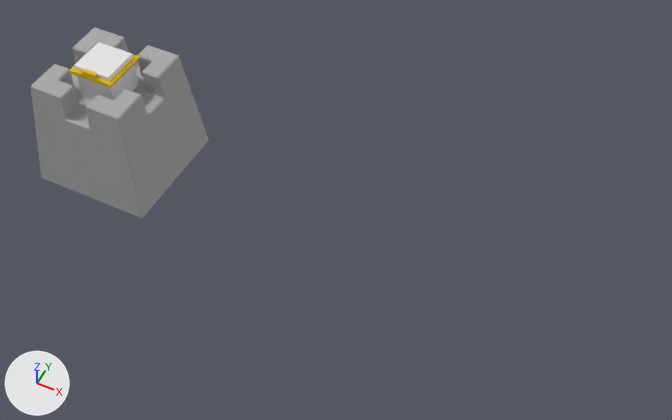
The Blender file Assets/Blender/tower_princess/towers.blend: old version first, new version second.
Both versions are drawn from a 50 mm camera at (4.03, -8.27, 11.01) aimed at (0.0, -0.2, 0.92). The axes (+X, +Y, +Z) are drawn at lower left. The lights are the same throughout.

Objects in the first picture: 'princess', 'tower'.
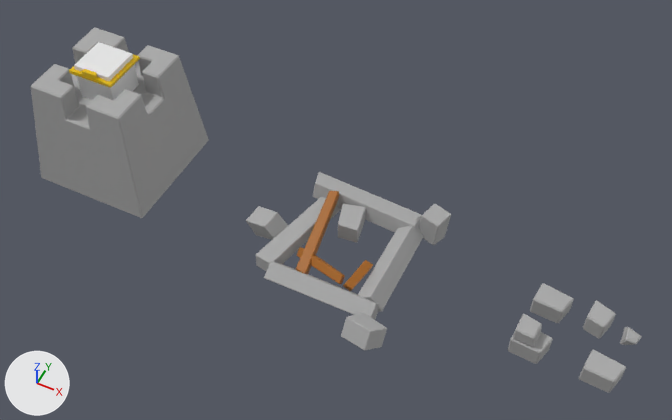
Boxes [x1, y1, x2, y2] around the edits, measured in the pictures (672 x 420 px):
'big_rubble.002', added: after [358, 216, 424, 311]
'big_rubble.001', added: after [313, 172, 421, 232]
'big_rubble.003', added: after [264, 261, 379, 320]
'big_rubble', added: after [256, 197, 341, 271]
'stone_particle.002', shown: after [508, 314, 553, 364]
'stone_particle.003', shown: after [579, 350, 626, 393]
'small_rubble', added: after [341, 312, 387, 351]
'stone_particle', shown: after [530, 283, 574, 323]
'log', added (brown): after [296, 191, 339, 274]
'small_rubble.003', added: after [246, 206, 288, 240]
'small_rubble.002', added: after [419, 204, 451, 245]
'small_rubble.001', added: after [338, 204, 366, 243]
'stone_particle.001', shown: after [583, 300, 616, 339]
'log.001', added (brown): after [297, 247, 345, 284]
'log.002', added: after [343, 260, 373, 291]
'stone_particle.004', shown: after [620, 327, 641, 345]

The change, as a diff of the scene's bpy script:
```diff
--- a/Assets/Blender/tower_princess/towers.blend.py
+++ b/Assets/Blender/tower_princess/towers.blend.py
@@ mat_log_material_001 @@
+mat_log_material_001 = principled_material('log_material.001')
+mat_log_material_001.base_color = (0.372, 0.124, 0.00839)  # brown #a46317
@@ mat_log_material @@
+mat_log_material = principled_material('log_material')
+mat_log_material.base_color = (0.372, 0.124, 0.00839)  # brown #a46317
@@ me_cube_011 @@
 me_cube_011.from_pydata(...)  # 8 vertices, 6 faces; spans x -0.299..0.246, y -0.167..0.231, z -0.194..0.131
-me_cube_011.materials.append(mat_rubble_material_001)  # grey #8e8e8e
+me_cube_011.materials.append(mat_tower_stone_material)  # grey #aaaaaa
@@ me_cube @@
+me_cube = me_cube.copy(); me_cube.name = 'Cube'  # the mesh of ob_big_rubble_003
@@ ob_stone_particle @@
 _m = ob_stone_particle.modifiers.new('Bevel', 'BEVEL')
 _m.width_pct = 0.02
-ob_stone_particle.hide_set(True)  # its collection is switched off
@@ ob_stone_particle_001 @@
 _m = ob_stone_particle_001.modifiers.new('Bevel', 'BEVEL')
 _m.width_pct = 0.02
-ob_stone_particle_001.hide_set(True)  # its collection is switched off
@@ ob_stone_particle_002 @@
 _m = ob_stone_particle_002.modifiers.new('Bevel', 'BEVEL')
 _m.width_pct = 0.02
-ob_stone_particle_002.hide_set(True)  # its collection is switched off
@@ ob_stone_particle_003 @@
 _m = ob_stone_particle_003.modifiers.new('Bevel', 'BEVEL')
 _m.width_pct = 0.02
-ob_stone_particle_003.hide_set(True)  # its collection is switched off
@@ ob_stone_particle_004 @@
 _m = ob_stone_particle_004.modifiers.new('Bevel', 'BEVEL')
 _m.width_pct = 0.02
-ob_stone_particle_004.hide_set(True)  # its collection is switched off
@@ ob_log_002 @@
+ob_log_002 = bpy.data.objects.new('log.002', me_cube_010.copy())  # the mesh of ob_log_002; modifiers BEVEL
+ob_log_002.location = (0.54, -0.58, 0.1)
+ob_log_002.rotation_euler = (0.316, -1.187, -3.53)  # degrees (18, -68, -202)
@@ ob_log_001 @@
+ob_log_001 = bpy.data.objects.new('log.001', me_cube_009.copy())  # the mesh of ob_log_001; modifiers BEVEL
+ob_log_001.location = (0.15, -0.65, 0.08)
+ob_log_001.rotation_euler = (0.138, -0.105, -1.875)  # degrees (7.9, -6, -107)
@@ ob_log @@
+ob_log = bpy.data.objects.new('log', me_cube_008.copy())  # the mesh of ob_log; modifiers BEVEL
+ob_log.location = (-0.36, -0.1, 0.13)
+ob_log.rotation_euler = (0.239, -0.0795, 0.0849)  # degrees (14, -4.6, 4.9)
@@ ob_small_rubble_003 @@
+ob_small_rubble_003 = bpy.data.objects.new('small_rubble.003', me_cube_011.copy())  # the mesh of ob_stone_particle_003; modifiers BEVEL
+ob_small_rubble_003.location = (-1.13, -0.24, 0.12)
+ob_small_rubble_003.rotation_euler = (-1.368, -0.297, -0.236)  # degrees (-78, -17, -14)
@@ ob_small_rubble_002 @@
+ob_small_rubble_002 = bpy.data.objects.new('small_rubble.002', me_cube_011.copy())  # the mesh of ob_stone_particle_003; modifiers BEVEL
+ob_small_rubble_002.location = (1.18, 0.82, 0.06)
+ob_small_rubble_002.rotation_euler = (0.0, 1.623, -0.227)  # degrees (0, 93, -13)
@@ ob_small_rubble_001 @@
+ob_small_rubble_001 = bpy.data.objects.new('small_rubble.001', me_cube_011.copy())  # the mesh of ob_stone_particle_003; modifiers BEVEL
+ob_small_rubble_001.location = (-0.03, 0.32, 0.08)
+ob_small_rubble_001.rotation_euler = (0.0, 0.0, -1.222)  # degrees (0, 0, -70)
@@ ob_small_rubble @@
+ob_small_rubble = bpy.data.objects.new('small_rubble', me_cube_011.copy())  # the mesh of ob_stone_particle_003; modifiers BEVEL
+ob_small_rubble.location = (1.06, -1.41, 0.11)
+ob_small_rubble.rotation_euler = (-0.53, -0.116, -0.195)  # degrees (-30, -6.6, -11)
@@ ob_big_rubble_003 @@
+ob_big_rubble_003 = bpy.data.objects.new('big_rubble.003', me_cube)  # modifiers BEVEL
+ob_big_rubble_003.location = (0.13, -0.97, -0.02)
+ob_big_rubble_003.rotation_euler = (0.0, 0.977, 1.571)  # degrees (0, 56, 90)
@@ ob_big_rubble_002 @@
+ob_big_rubble_002 = bpy.data.objects.new('big_rubble.002', me_cube)  # modifiers BEVEL
+ob_big_rubble_002.location = (0.87, -0.01, 0.0)
+ob_big_rubble_002.rotation_euler = (0.0, 0.977, 0.0)  # degrees (0, 56, 0)
@@ ob_big_rubble_001 @@
+ob_big_rubble_001 = bpy.data.objects.new('big_rubble.001', me_cube)  # modifiers BEVEL
+ob_big_rubble_001.location = (0.03, 0.75, 0.1)
+ob_big_rubble_001.rotation_euler = (0.0698, 0.244, 1.571)  # degrees (4, 14, 90)
@@ ob_big_rubble @@
+ob_big_rubble = bpy.data.objects.new('big_rubble', me_cube)  # modifiers BEVEL
+ob_big_rubble.location = (-0.67, -0.06, -0.02)
+ob_big_rubble.rotation_euler = (0.0, 0.0, -0.227)  # degrees (0, 0, -13)
```
